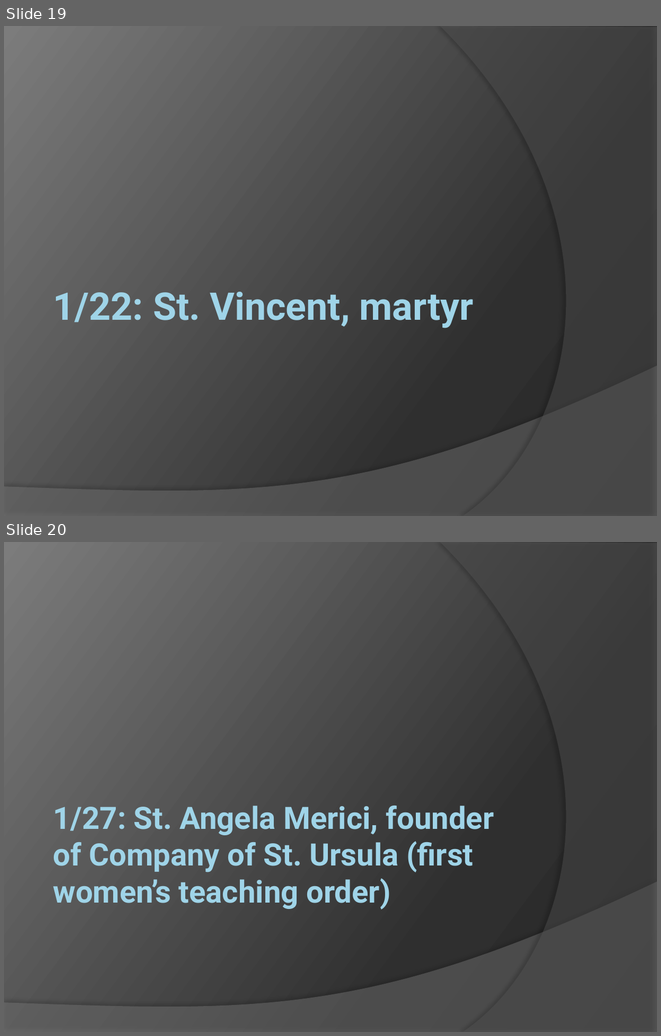
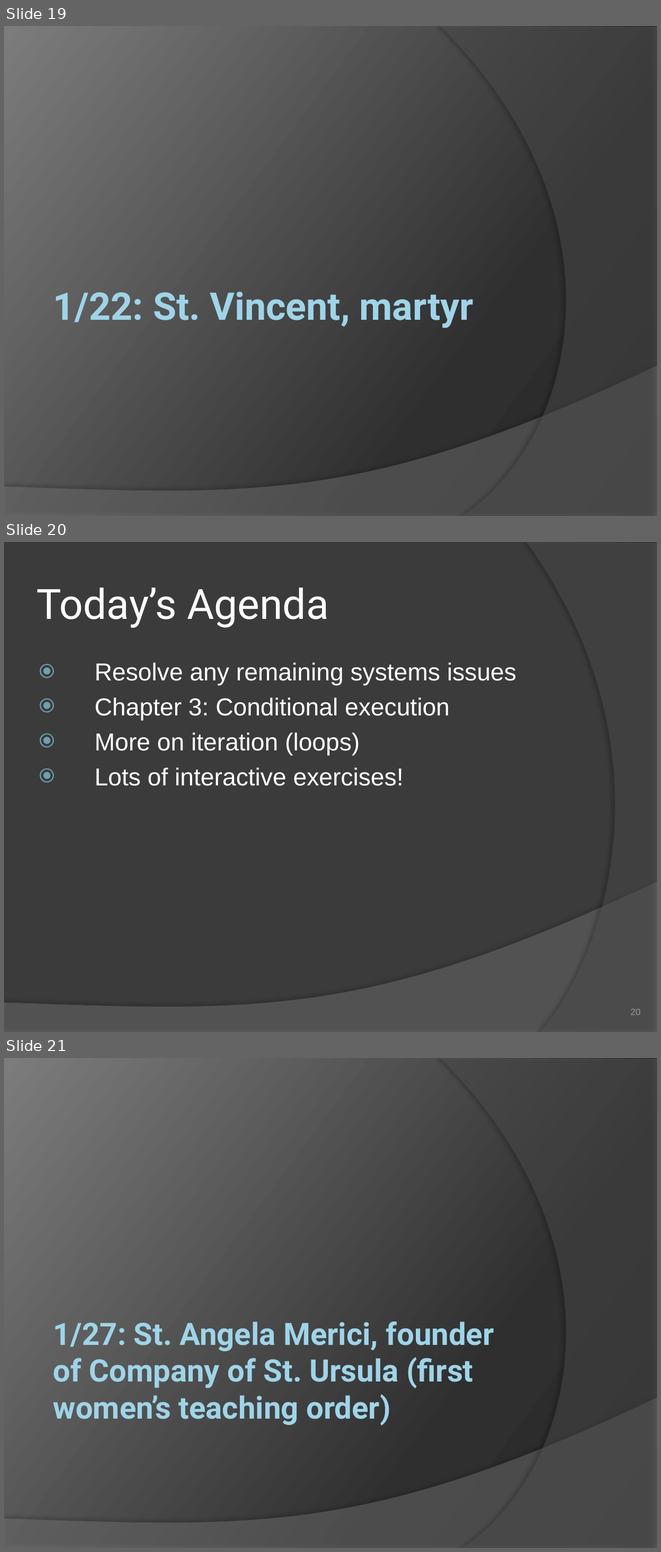
Before and after one commit to patrick-flynn/CSE10101, a slide deck: CSE10101/lecture/CSE10101.pptx. Shown one above the other, each under a label of ours: slides 19 and 20 before the commit, slides 19, 20 and 21 after it. The pictures are 661x1036 and 661x1552 pixels, drawn with LibreOffice and Linux fonts; fonts in the diff are those of the drawing. Boxes give left, top, right and bottom in pixels: in the first picture for what was removed or moved away, otherwise in the second. Text is boxed around its words. In the diff, an @@ line names an element or a change of style, - is before the commit and + after.

```diff
--- a/CSE10101/lecture/CSE10101.pptx
+++ b/CSE10101/lecture/CSE10101.pptx
@@ slide 20 added at bbox=[4, 542, 657, 1032], background #3B3B3B; not listed: 1 template element that a slide beside it also shows @@
@@ freeform shape added at bbox=[527, 542, 657, 1032], fill #5A5A5A at 40% opacity @@
@@ title added at bbox=[37, 588, 329, 628], 46 pt, text #FFFFFF @@
+Today’s Agenda
@@ text added at bbox=[95, 662, 517, 786], 27 pt, text #FFFFFF @@
+⦿ Resolve any remaining systems issues
+⦿ Chapter 3: Conditional execution
+⦿ More on iteration (loops)
+⦿ Lots of interactive exercises!
@@ page number added at bbox=[630, 1008, 641, 1015], 10 pt, text #9B9998 @@
+20
@@ what was slide 20 is now slide 21 @@
```
Also in this commit, not shown: 8 slides changed, 2 other files.
